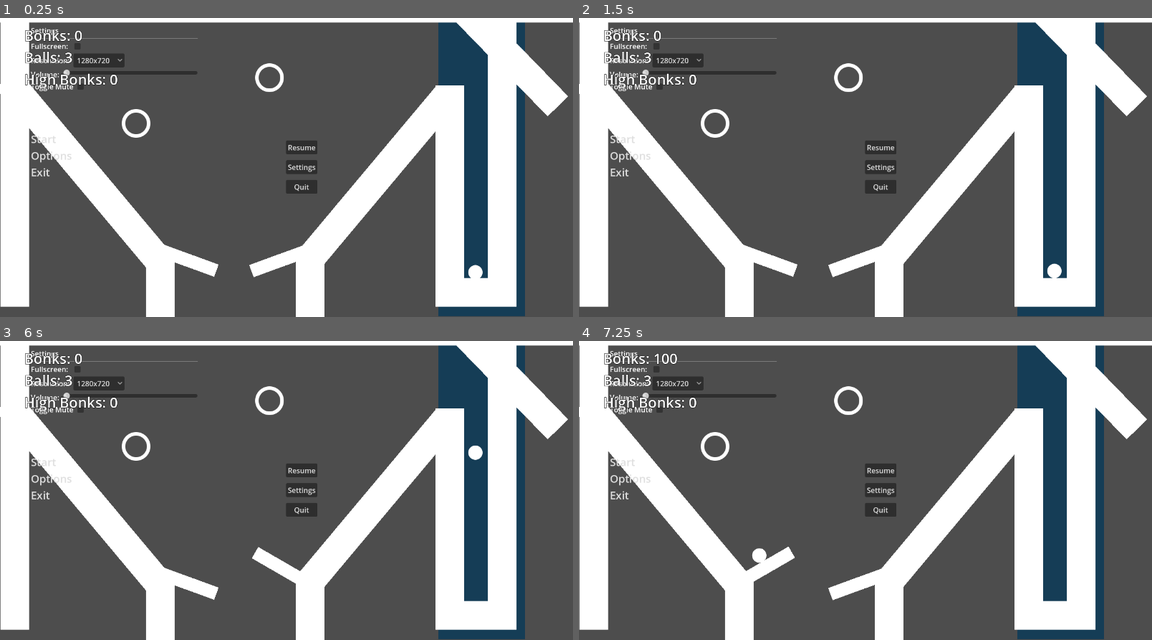
Above: before the commit, frames 1-4 (two rows, left to right).
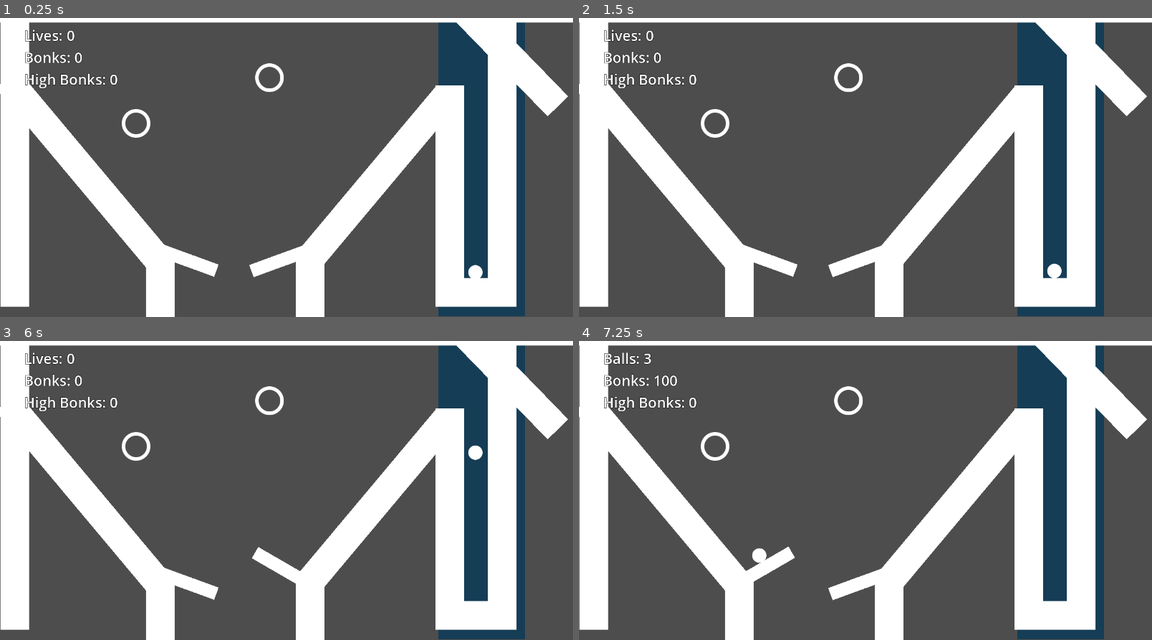
Above: after the commit, the same moments.

Repository: sfreed141/pinball
Game: Godot game, scene res://main.tscn
Same seed, same stepped clock (60 frames per second), same inputs: the game is played once before the commit and once after it.
Inputs (mouse positions are in pixels of both pictures, inside the frame that each line leads up to):
- Up to frame 1 (0.25 s): no input
- Up to frame 2 (1.5 s): click (630, 137) at 0.5 s, where only the run before the commit has a clickable "Start"; click (630, 137) at 1.25 s, where only the run before the commit has a clickable "Start"
- Up to frame 3 (6 s): click (97, 382) at 2 s, where only the run before the commit has a clickable "1280x720"; click (303, 469) at 2.75 s, where only the run before the commit has a clickable "Resume"; click (51, 478) at 3.5 s, where only the run before the commit has a clickable "Options"; click (80, 409) at 4.27 s; click (303, 490) at 5 s, where only the run before the commit has a clickable "Settings"; tap Enter at 5.75 s; hold D (right) from 5.78 s (still down); hold Space (slap) from 5.78 s (still down)
- Up to frame 4 (7.25 s): release D (right) at 6.53 s; release Space (slap) at 6.53 s; hold A (left) from 6.53 s (still down); tap Space (slap) at 6.6 s

The runs differ from the first frame. In frame 1, 2.1% of the frame differs, in the area x 4-56%, y 3-59%; in frame 2, 2.1%; in frame 3, 2.1%; in frame 4, 2.1%, in the area x 5-56%, y 3-59%.

Commit message:
yall broke stuff

Diff:
--- a/project/main.tscn
+++ b/project/main.tscn
@@ -1,16 +1,14 @@
-[gd_scene load_steps=12 format=3 uid="uid://wp31bdkw2ujt"]
+[gd_scene load_steps=14 format=3 uid="uid://wp31bdkw2ujt"]
 
 [ext_resource type="Script" path="res://game/gamemode.gd" id="1_8jxqk"]
 [ext_resource type="PackedScene" uid="uid://dhlm0r3kgrbs5" path="res://game/paddle.tscn" id="2_67h6p"]
 [ext_resource type="Texture2D" uid="uid://cbvi147u2de24" path="res://assets/GiantLightStudios - SimpleShapes/square_64.png" id="2_yg5sc"]
 [ext_resource type="PackedScene" uid="uid://bwoyukoyw4e4d" path="res://game/wall.tscn" id="3_kdlmg"]
 [ext_resource type="PackedScene" uid="uid://biuqxwo0rr4k7" path="res://game/bumper.tscn" id="4_ro6ew"]
-
 [ext_resource type="Script" path="res://MainMenu.gd" id="5_ttrjt"]
 [ext_resource type="Theme" uid="uid://cckteog731x5u" path="res://MainMenuTheme.tres" id="5_up4de"]
 [ext_resource type="Script" path="res://settings.gd" id="6_h4t5a"]
 [ext_resource type="Script" path="res://PauseMenu.gd" id="8_lfqy3"]
-
 
 [sub_resource type="RectangleShape2D" id="RectangleShape2D_hpi33"]
 size = Vector2(1149, 69)
@@ -136,6 +134,7 @@
 [node name="UI" type="CanvasLayer" parent="."]
 
 [node name="MainMenu" type="MarginContainer" parent="UI"]
+visible = false
 anchors_preset = 15
 anchor_right = 1.0
 anchor_bottom = 1.0
@@ -177,6 +176,7 @@
 alignment = 0
 
 [node name="Settings" type="Control" parent="UI"]
+visible = false
 layout_mode = 3
 anchors_preset = 0
 offset_right = 40.0
@@ -259,6 +259,7 @@
 layout_mode = 2
 
 [node name="PauseMenu" type="MarginContainer" parent="UI"]
+visible = false
 anchors_preset = 15
 anchor_right = 1.0
 anchor_bottom = 1.0
@@ -315,6 +316,7 @@
 layout_mode = 2
 size_flags_horizontal = 0
 text = "Lives: 0"
+label_settings = SubResource("LabelSettings_sdi16")
 
 [node name="ScoreLabel" type="Label" parent="UI/InGameUI/VBoxContainer"]
 unique_name_in_owner = true
@@ -324,23 +326,9 @@
 text = "Bonks: 0"
 label_settings = SubResource("LabelSettings_sdi16")
 
-
 [node name="HighScoreLabel" type="Label" parent="UI/InGameUI/VBoxContainer"]
-
-[node name="LivesLabel" type="Label" parent="UI/InGameUI/VBoxContainer"]
 unique_name_in_owner = true
 layout_mode = 2
-size_flags_horizontal = 0
-size_flags_vertical = 0
-text = "Balls: 3"
-label_settings = SubResource("LabelSettings_sdi16")
-
-[node name="HighScoreLabel" type="Label" parent="UI/InGameUI/VBoxContainer"]
-
-unique_name_in_owner = true
-layout_mode = 2
-size_flags_horizontal = 0
-size_flags_vertical = 0
 text = "High Bonks: 0"
 label_settings = SubResource("LabelSettings_sdi16")
 
